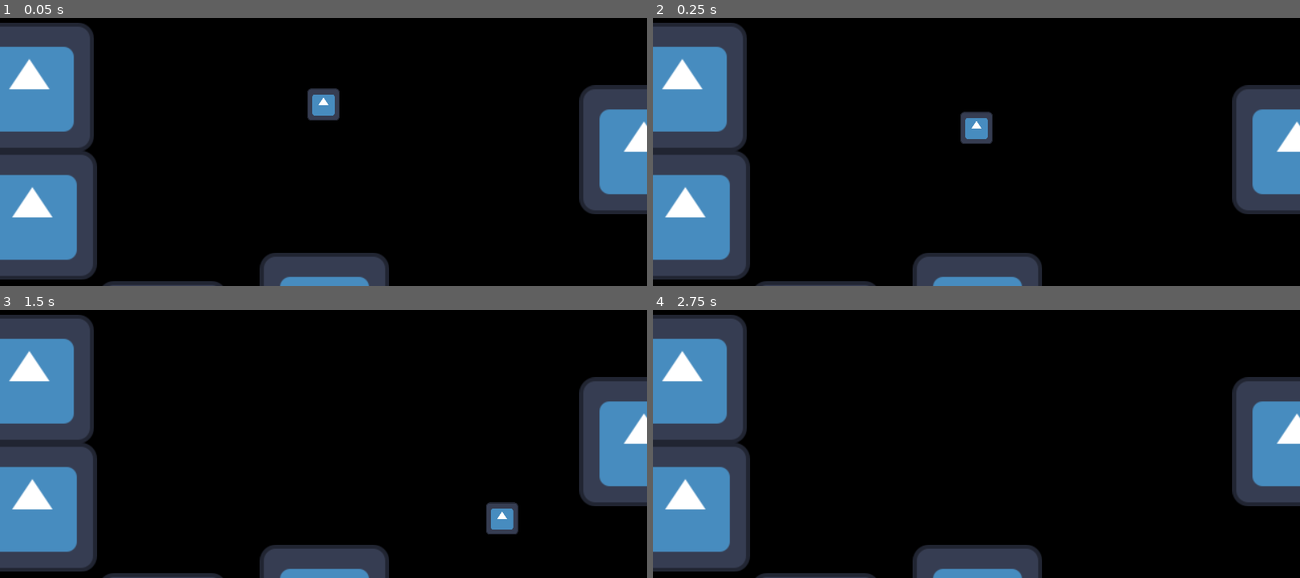
Above: before the commit, frames 1-4 (two rows, left to right).
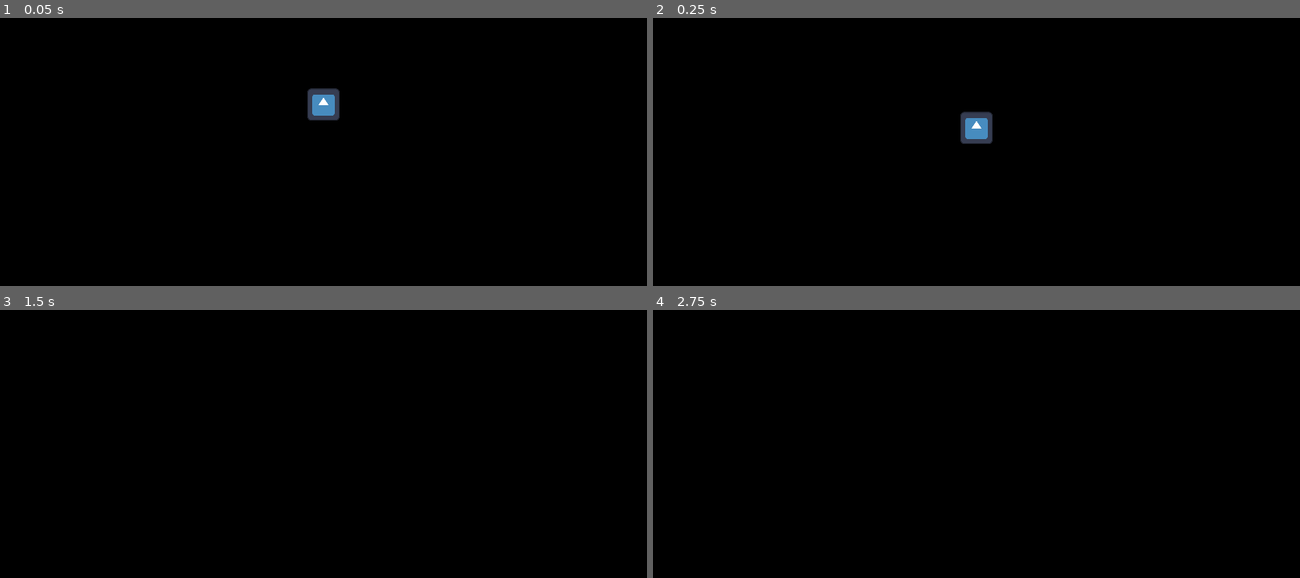
Above: after the commit, the same moments.

Repository: Pnsadeghy/2d_platformer_game_godot
Game: Godot game, scene res://scenes/levels/level_0001.tscn
The game is run twice, just before and just after one commit, with the same random seed, the same clock (stepped at 60 frames per second) and the same inputs. The engine's default icon, where the game draws it, is replaced by a stand-in: a white triangle on a blue panel in a dark square.
Inputs:
- Up to frame 1 (0.05 s): no input
- Up to frame 2 (0.25 s): no input
- Up to frame 3 (1.5 s): hold Space (jump) 0.53-1.28 s; hold Right (right) from 0.53 s (still down); tap Space (jump) at 1.35 s
- Up to frame 4 (2.75 s): tap Space (jump) at 1.52, 1.82 s; tap Enter at 2 s; release Right (right) at 2.03 s; hold Left (left) from 2.03 s (still down); hold Space (jump) from 2.03 s (still down)

The runs differ from the first frame. In frame 1, 22% of the frame differs, in the area x 0-100%, y 1-100%; in frame 2, 22%; in frame 3, 22%; in frame 4, 22%.

Commit message:
Fix StateCharacter states

Diff:
--- a/entities/player/player.gd
+++ b/entities/player/player.gd
@@ -2,36 +2,7 @@
 
 class_name Player
 
-var idle_state
-var move_state
-var air_state
-var jump_state
-var hit_state
-var on_wall_state
-var wall_jump_state
-
 @onready var jump_timer := $JumpTimer
-
-func _init():
-	super._init()
-
-	const IdleState = preload("res://modules/state_machine/states/character/IdleState.gd")
-	const MoveState = preload("res://modules/state_machine/states/character/MoveState.gd")
-	const AirState = preload("res://modules/state_machine/states/character/OnAirState.gd")
-	const JumpState = preload("res://modules/state_machine/states/character/JumpState.gd")
-	const HitState = preload("res://modules/state_machine/states/character/HitState.gd")
-	const OnWallState = preload("res://modules/state_machine/states/character/OnWallState.gd")
-	const WallJumpState = preload("res://modules/state_machine/states/character/WallJumpState.gd")
-
-	idle_state = IdleState.new(state_machine, self)
-	move_state = MoveState.new(state_machine, self)
-	air_state = AirState.new(state_machine, self)
-	jump_state = JumpState.new(state_machine, self)
-	hit_state = HitState.new(state_machine, self)
-	on_wall_state = OnWallState.new(state_machine, self)
-	wall_jump_state = WallJumpState.new(state_machine, self)
-
-	state_machine.change_state(idle_state)
 
 func _process(delta):
 	super._process(delta)
--- a/entities/player/player.tscn
+++ b/entities/player/player.tscn
@@ -45,6 +45,11 @@
 [node name="Player" type="CharacterBody2D"]
 collision_layer = 2
 script = ExtResource("1_fgh8r")
+move_speed = null
+jump_force = null
+fall_gravity_scale = null
+jump_gravity_scale = null
+wall_gravity_scale = null
 
 [node name="WallChecker" type="RayCast2D" parent="."]
 target_position = Vector2(23, 0)
--- a/modules/state_machine/StateCharacter.gd
+++ b/modules/state_machine/StateCharacter.gd
@@ -2,12 +2,14 @@
 
 class_name StateCharacter
 
+# properties
 @export var move_speed := 200.0
 @export var jump_force := 300.0
 @export var fall_gravity_scale := 980.0
 @export var jump_gravity_scale := 600.0
 @export var wall_gravity_scale := 100.0
 
+# variables
 var state_machine: StateMachine
 var movement_x := 0.0
 var facing_right := true
@@ -15,13 +17,40 @@
 var jump_requested := false
 var can_check_direction := true
 
-var StateManager = preload("res://modules/state_machine/StateMachine.gd")
+# states
+var idle_state
+var move_state
+var air_state
+var jump_state
+var hit_state
+var on_wall_state
+var wall_jump_state
 
+# childs
 @onready var animator: AnimatedSprite2D = $Animator
 @onready var wall_checker: RayCast2D = $WallChecker
 
 func _init():
+	const StateManager = preload("res://modules/state_machine/StateMachine.gd")
 	state_machine = StateManager.new(self)
+
+	const IdleState = preload("res://modules/state_machine/states/character/IdleState.gd")
+	const MoveState = preload("res://modules/state_machine/states/character/MoveState.gd")
+	const AirState = preload("res://modules/state_machine/states/character/OnAirState.gd")
+	const JumpState = preload("res://modules/state_machine/states/character/JumpState.gd")
+	const HitState = preload("res://modules/state_machine/states/character/HitState.gd")
+	const OnWallState = preload("res://modules/state_machine/states/character/OnWallState.gd")
+	const WallJumpState = preload("res://modules/state_machine/states/character/WallJumpState.gd")
+
+	idle_state = IdleState.new(state_machine, self)
+	move_state = MoveState.new(state_machine, self)
+	air_state = AirState.new(state_machine, self)
+	jump_state = JumpState.new(state_machine, self)
+	hit_state = HitState.new(state_machine, self)
+	on_wall_state = OnWallState.new(state_machine, self)
+	wall_jump_state = WallJumpState.new(state_machine, self)
+
+	state_machine.change_state(idle_state)
 
 func _ready():
 	animator.animation_finished.connect(state_machine.on_animation_finished)
--- a/scenes/levels/level_0001.tscn
+++ b/scenes/levels/level_0001.tscn
@@ -1,69 +1,10 @@
-[gd_scene load_steps=4 format=3 uid="uid://8l3h8cn8cl4q"]
+[gd_scene load_steps=2 format=3 uid="uid://8l3h8cn8cl4q"]
 
-[ext_resource type="Texture2D" uid="uid://dvjs351hg18nv" path="res://icon.svg" id="1_i8kxp"]
 [ext_resource type="PackedScene" uid="uid://de1f1ywapry4y" path="res://entities/player/player.tscn" id="2_838ce"]
-
-[sub_resource type="RectangleShape2D" id="RectangleShape2D_3i1ue"]
-size = Vector2(127, 127)
 
 [node name="level_0001" type="Node2D"]
 
 [node name="Camera2D" type="Camera2D" parent="."]
 zoom = Vector2(2, 2)
 
-[node name="Block" type="StaticBody2D" parent="."]
-position = Vector2(1, 211)
-collision_mask = 0
-
-[node name="Sprite2D" type="Sprite2D" parent="Block"]
-texture = ExtResource("1_i8kxp")
-
-[node name="CollisionShape2D" type="CollisionShape2D" parent="Block"]
-position = Vector2(-0.5, -0.5)
-shape = SubResource("RectangleShape2D_3i1ue")
-
-[node name="Block2" type="StaticBody2D" parent="."]
-position = Vector2(-288, 110)
-collision_mask = 0
-
-[node name="Sprite2D" type="Sprite2D" parent="Block2"]
-texture = ExtResource("1_i8kxp")
-
-[node name="CollisionShape2D" type="CollisionShape2D" parent="Block2"]
-position = Vector2(-0.5, -0.5)
-shape = SubResource("RectangleShape2D_3i1ue")
-
-[node name="Block4" type="StaticBody2D" parent="."]
-position = Vector2(-159, 239)
-collision_mask = 0
-
-[node name="Sprite2D" type="Sprite2D" parent="Block4"]
-texture = ExtResource("1_i8kxp")
-
-[node name="CollisionShape2D" type="CollisionShape2D" parent="Block4"]
-position = Vector2(-0.5, -0.5)
-shape = SubResource("RectangleShape2D_3i1ue")
-
-[node name="Block5" type="StaticBody2D" parent="."]
-position = Vector2(-291, -17)
-collision_mask = 0
-
-[node name="Sprite2D" type="Sprite2D" parent="Block5"]
-texture = ExtResource("1_i8kxp")
-
-[node name="CollisionShape2D" type="CollisionShape2D" parent="Block5"]
-position = Vector2(-0.5, -0.5)
-shape = SubResource("RectangleShape2D_3i1ue")
-
-[node name="Block3" type="StaticBody2D" parent="."]
-position = Vector2(317, 45)
-collision_mask = 0
-
-[node name="Sprite2D" type="Sprite2D" parent="Block3"]
-texture = ExtResource("1_i8kxp")
-
-[node name="CollisionShape2D" type="CollisionShape2D" parent="Block3"]
-position = Vector2(-0.5, -0.5)
-shape = SubResource("RectangleShape2D_3i1ue")
-
 [node name="Player" parent="." instance=ExtResource("2_838ce")]
